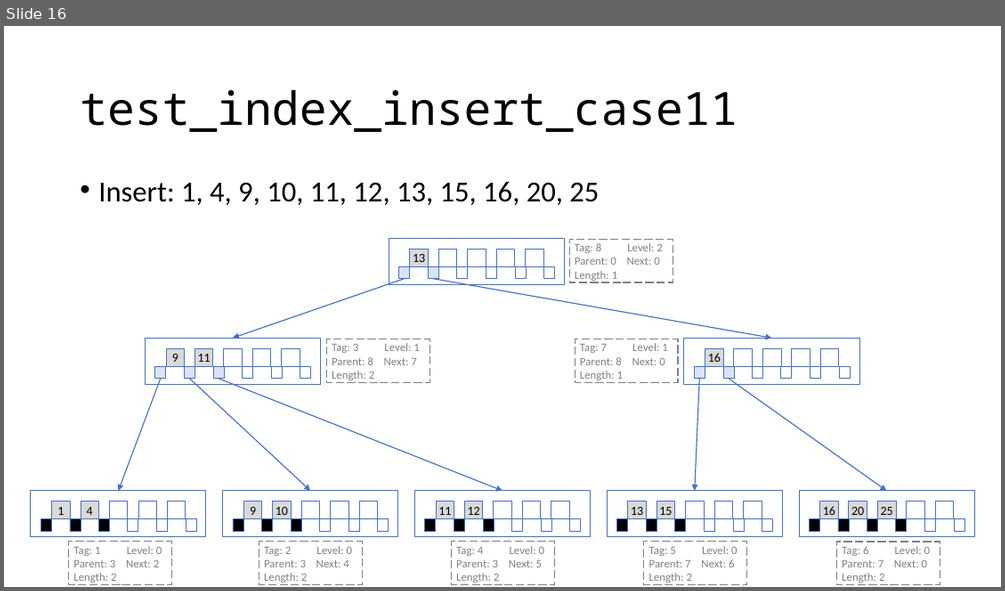
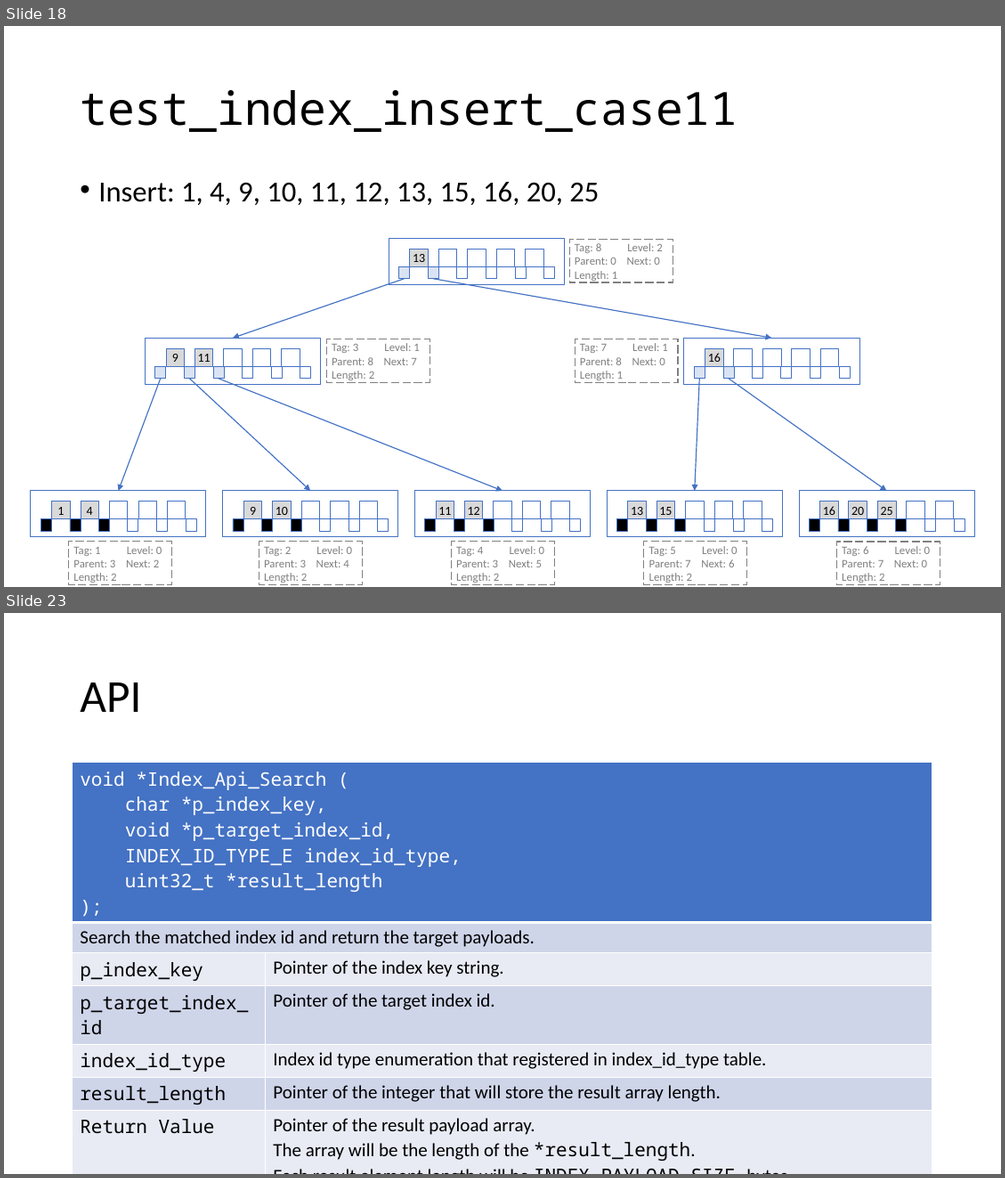
Before and after one commit to az801590/FacileDB, a slide deck: FacileDB.pptx. Shown one above the other, each under a label of ours: slide 16 before the commit, slides 18 and 23 after it; the slides between them are not shown. The pictures are 1005x591 and 1005x1178 pixels, drawn with LibreOffice and Linux fonts; fonts in the diff are those of the drawing. Boxes give left, top, right and bottom in pixels: in the first picture for what was removed or moved away, otherwise in the second. Text is boxed around its words. In the diff, an @@ line names an element or a change of style, - is before the commit and + after.

Commit message:
new api for query index key exists

```diff
--- a/FacileDB.pptx
+++ b/FacileDB.pptx
@@ slide 23 added at <box>4,613,1001,1174</box>, background #FFFFFF @@
@@ title added at <box>80,682,141,712</box>, 44 pt, text #000000 @@
+API
@@ table added at <box>73,763,933,1164</box>, 7 rows, 2 columns @@
+void *Index_Api_Search ( / char *p_index_key, / void *p_target_index_id, / INDEX_ID_TYPE_E index_id_type, / uint32_t *result_length / ); | 
+Search the matched index id and return the target payloads. | 
+p_index_key | Pointer of the index key string.
+p_target_index_id | Pointer of the target index id.
+index_id_type | Index id type enumeration that registered in index_id_type table.
+result_length | Pointer of the integer that will store the result array length.
+Return Value | Pointer of the result payload array. / The array will be the length of the *result_length. / Each result element length will be INDEX_PAYLOAD_SIZE bytes.
@@ what was slide 16 is now slide 18 @@
```
Also in this commit, not shown: 1 slide changed, 6 other slides added, 3 other files.
